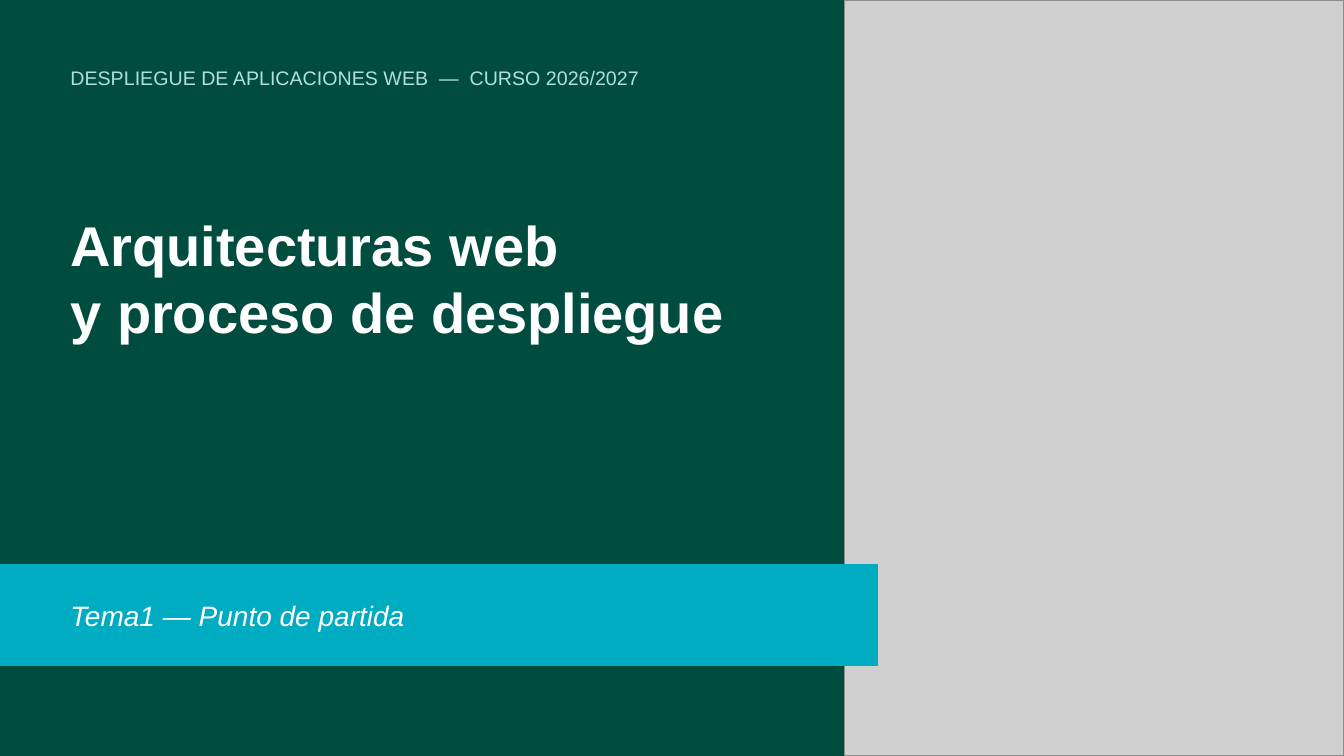
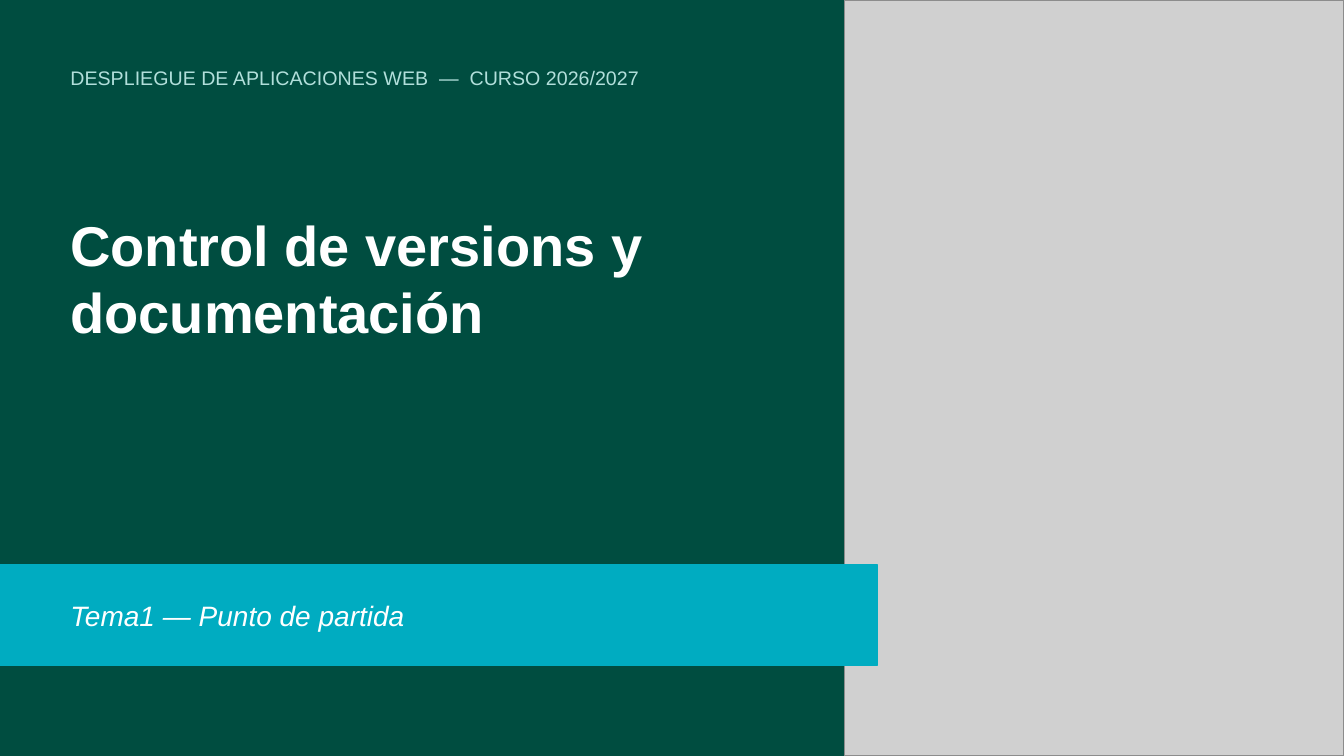
Before and after one commit to alejandroroig/despliegue-daw, a slide deck: slide 1 of docs/tema1/diapositivas/control_versiones_documentacion.pptx. Drawn at 1344x756 pixels with LibreOffice and Linux fonts; fonts in the diff are those of the drawing; grey boxes stand for pictures. Boxes give left, top, right and bottom in pixels: in the first picture for what was removed or moved away, otherwise in the second. Text is boxed around its words. In the diff, an @@ line names an element or a change of style, - is before the commit and + after.

```diff
--- a/docs/tema1/diapositivas/control_versiones_documentacion.pptx
+++ b/docs/tema1/diapositivas/control_versiones_documentacion.pptx
@@ text at [70, 225, 642, 334]: text changed @@
-Arquitecturas web
-y proceso de despliegue
+Control de versions y documentación
```
Also in this commit, not shown: 2 other slides changed, 12 slides added, 11 slides removed, 3 other files.
